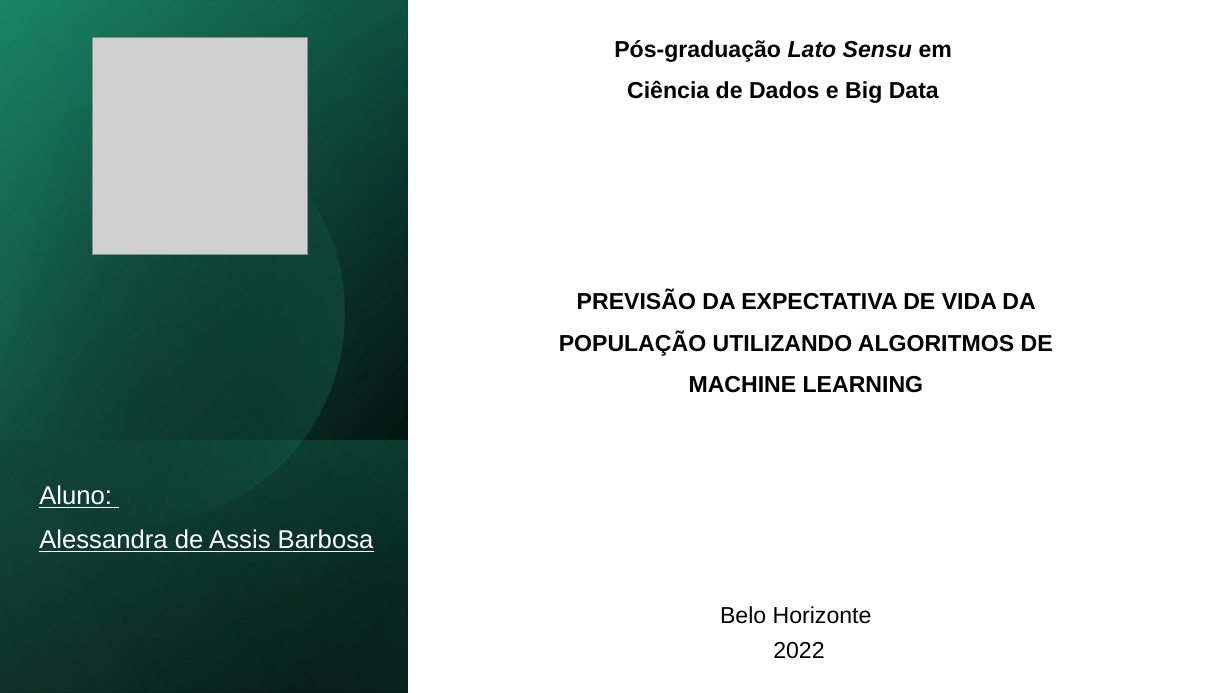
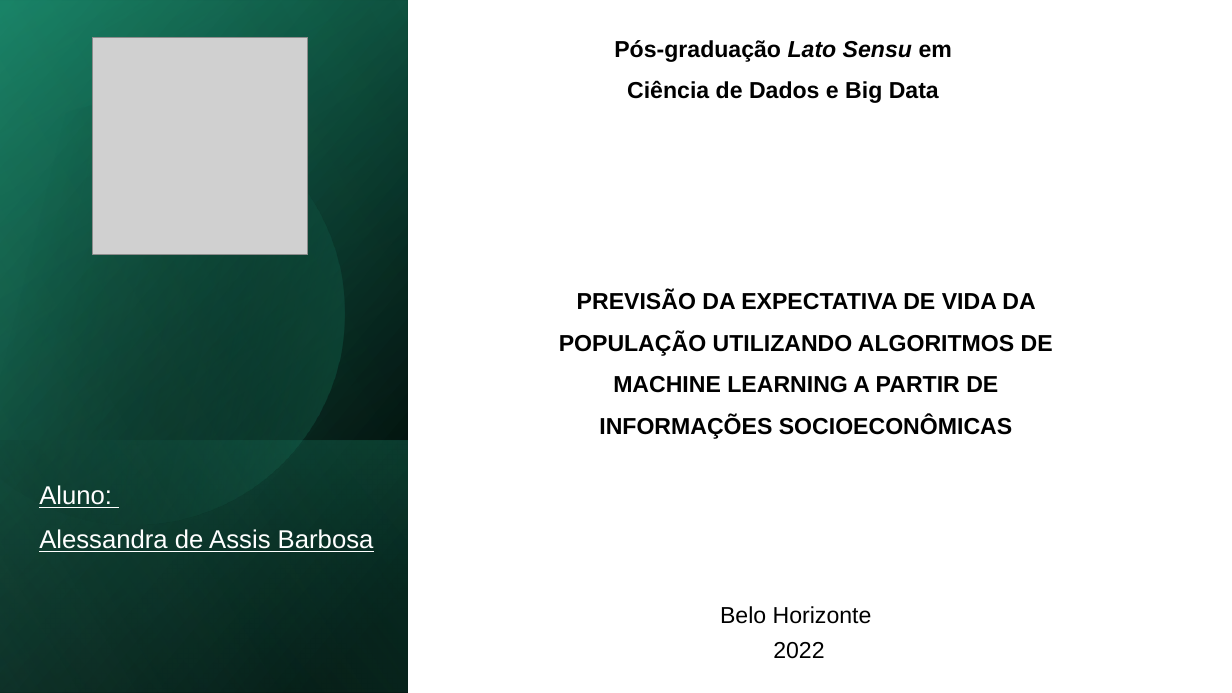
Before and after one commit to alessandra-barbosa/life_expectancy_prediction, a slide deck: slide 1 of pdf/life_expectancy.pptx. Drawn at 1232x693 pixels with LibreOffice and Linux fonts; fonts in the diff are those of the drawing; grey boxes stand for pictures. Boxes give left, top, right and bottom in pixels: in the first picture for what was removed or moved away, otherwise in the second. Text is boxed around its words. In the diff, an @@ line names an element or a change of style, - is before the commit and + after.

```diff
--- a/pdf/life_expectancy.pptx
+++ b/pdf/life_expectancy.pptx
@@ text at (559, 291, 1053, 439): text changed @@
-PREVISÃO DA EXPECTATIVA DE VIDA DA POPULAÇÃO UTILIZANDO ALGORITMOS DE MACHINE LEARNING
+PREVISÃO DA EXPECTATIVA DE VIDA DA POPULAÇÃO UTILIZANDO ALGORITMOS DE MACHINE LEARNING A PARTIR DE INFORMAÇÕES SOCIOECONÔMICAS
```
Also in this commit, not shown: 2 other files.
